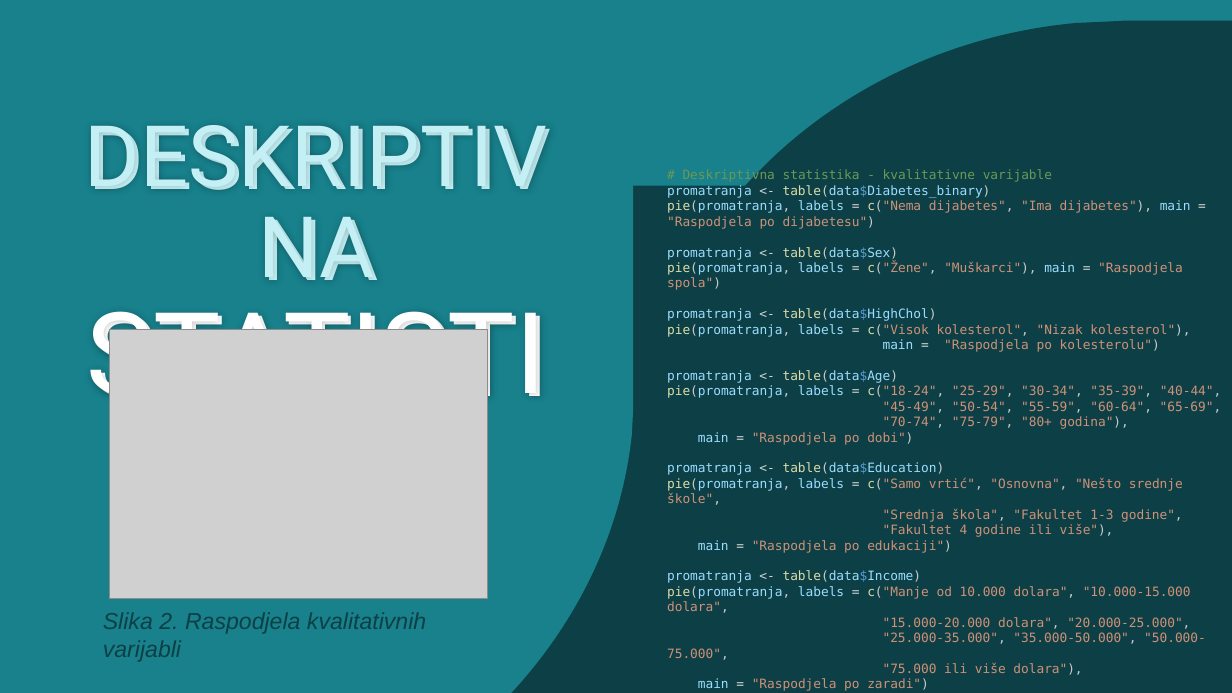
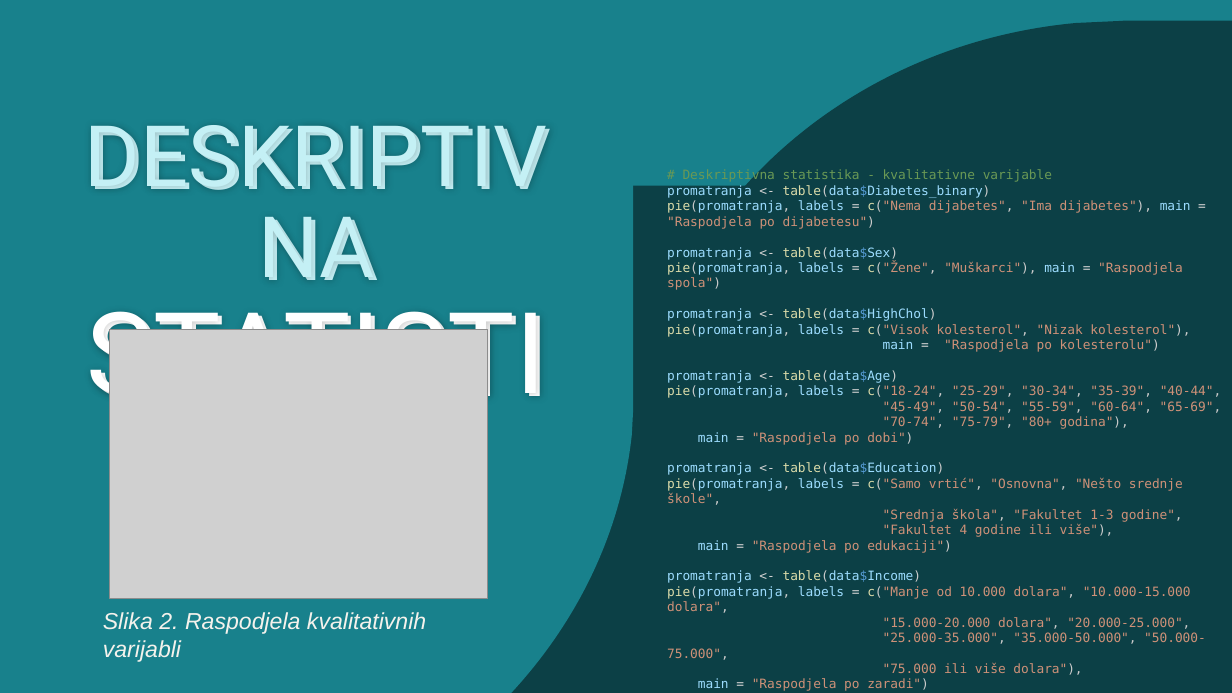
Before and after one commit to jfletcher20/diabetes-health-indicators-analysis, a slide deck: slide 10 of documentation/documentation.pptx (slide 9 before the commit). Drawn at 1232x693 pixels with LibreOffice and Linux fonts; fonts in the diff are those of the drawing; grey boxes stand for pictures; background and template pictures are left out. Boxes give left, top, right and bottom in pixels: in the first picture for what was removed or moved away, otherwise in the second. Text is boxed around its words. In the diff, an @@ line names an element or a change of style, - is before the commit and + after.

```diff
--- a/documentation/documentation.pptx
+++ b/documentation/documentation.pptx
@@ text "Slika 2. Raspodjela kvalitativnih varijabli" at <box>103,612,426,662</box>: text colour #0C4046 to #F4F2EC @@
```
Also in this commit, not shown: 10 other slides changed, 1 slide added.
